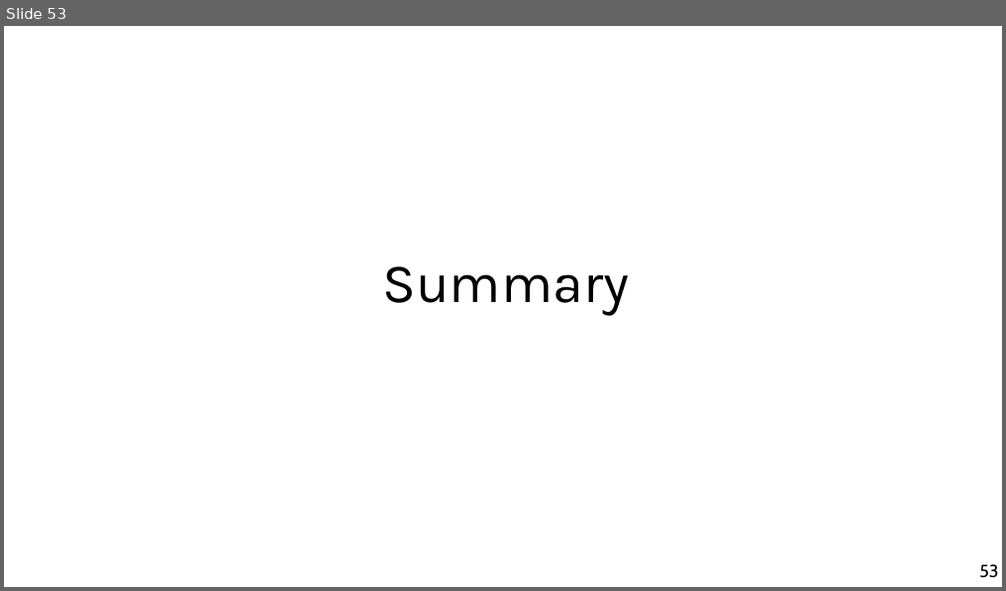
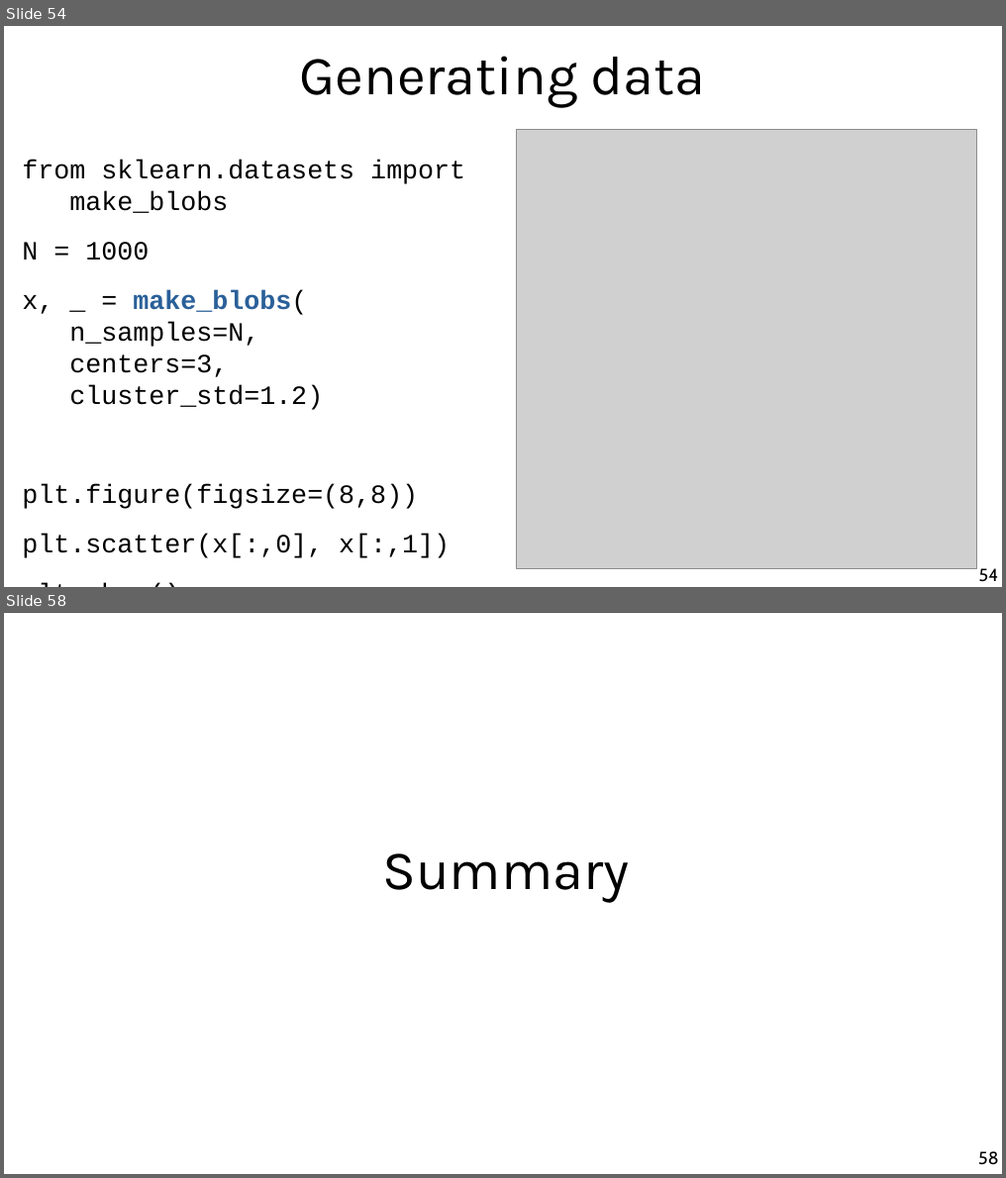
Before and after one commit to chatox/networks-science-course, a slide deck: theory/odp/tt22-spectral_graph_embedding.odp. Shown one above the other, each under a label of ours: slide 53 before the commit, slides 54 and 58 after it; the slides between them are not shown. The pictures are 1006x591 and 1006x1178 pixels, drawn with LibreOffice and Linux fonts; fonts in the diff are those of the drawing; grey boxes stand for pictures. Boxes give left, top, right and bottom in pixels: in the first picture for what was removed or moved away, otherwise in the second. Text is boxed around its words. In the diff, an @@ line names an element or a change of style, - is before the commit and + after.

```diff
--- a/theory/odp/tt22-spectral_graph_embedding.odp
+++ b/theory/odp/tt22-spectral_graph_embedding.odp
@@ slide 54 added at box(4, 26, 1002, 587), background #FFFFFF @@
@@ title added at box(300, 56, 706, 108), 44 pt, text #000000 @@
+Generating data
@@ picture added at box(517, 130, 976, 570) @@
@@ text added at box(22, 161, 465, 559), 21 pt, text #000000 @@
+from sklearn.datasets import
+make_blobs
+N = 1000
+x, _ = make_blobs(
+n_samples=N,
+centers=3,
+cluster_std=1.2)
+plt.figure(figsize=(8,8))
+plt.scatter(x[:,0], x[:,1])
+plt.show()
@@ page number added at box(979, 569, 999, 582), 14 pt, text #000000 @@
+54
@@ what was slide 53 is now slide 58 @@
@@ page number at box(978, 1152, 998, 1165): text changed @@
-53
+58
```
Also in this commit, not shown: 28 slides changed, 5 other slides added, 1 slide removed, 2 other files.
